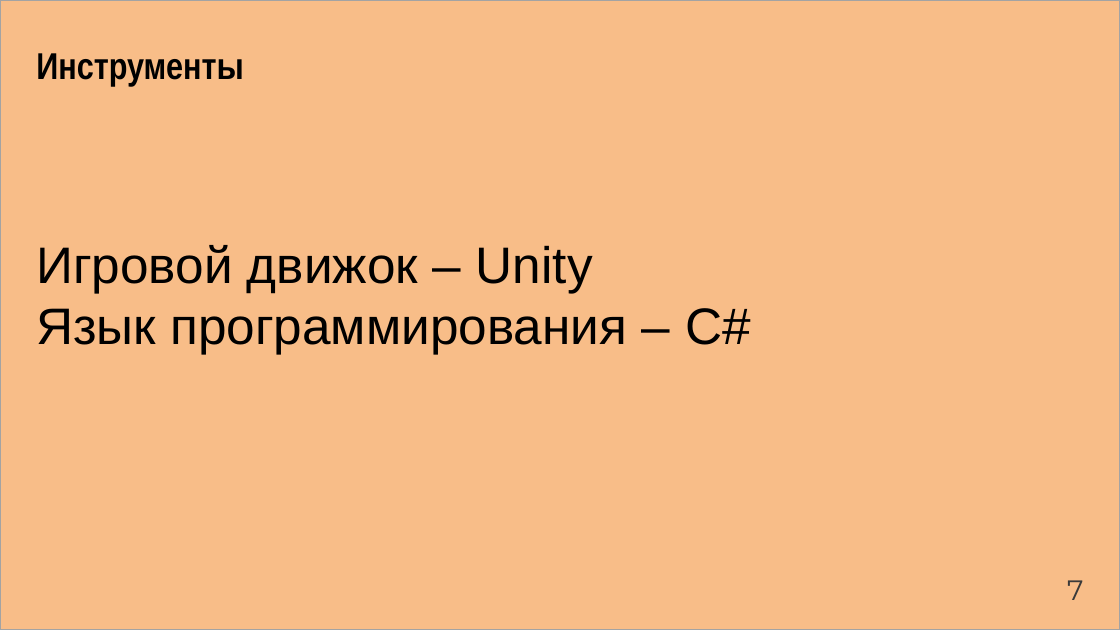
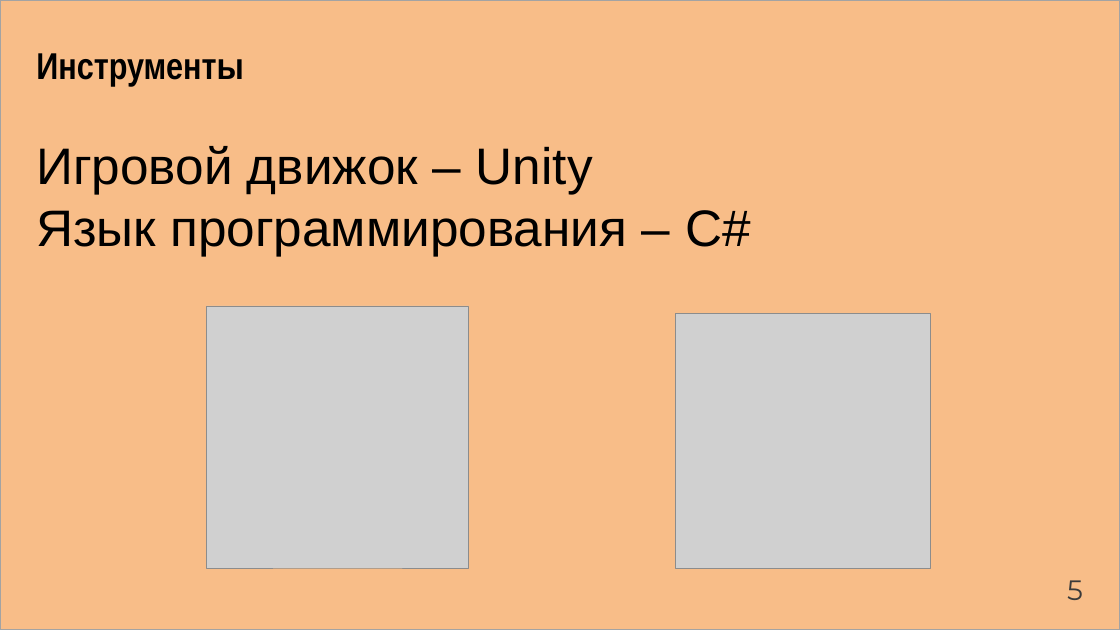
Before and after one commit to Artemor31/Files, a slide deck: slide 5 of Готовые части/NormPreza.pptx. Drawn at 1120x630 pixels with LibreOffice and Linux fonts; fonts in the diff are those of the drawing; grey boxes stand for pictures. Boxes give left, top, right and bottom in pixels: in the first picture for what was removed or moved away, otherwise in the second. Text is boxed around its words. In the diff, an @@ line names an element or a change of style, - is before the commit and + after.

```diff
--- a/Готовые части/NormPreza.pptx
+++ b/Готовые части/NormPreza.pptx
@@ text "Игровой движок – Unity": place and size @@
-text "Игровой движок – Unity" at bbox=[36, 245, 751, 354]
+text "Игровой движок – Unity" at bbox=[36, 146, 751, 256]
@@ picture added at bbox=[207, 306, 469, 568] @@
@@ picture added at bbox=[676, 314, 930, 569] @@
@@ text at bbox=[1067, 580, 1083, 600]: text changed @@
-7
+5
```
Also in this commit, not shown: 8 other slides changed, 4 slides added, 4 slides removed, 2 other files.
